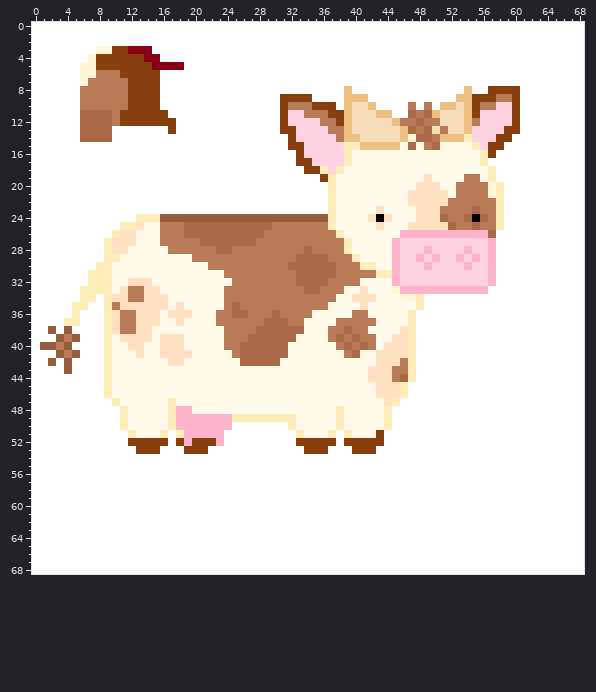
A sprite sheet gets an edit: resources/images/MOO - Copy.png. That is the earlier state.
The file is 69x69 pixels.
After the commit:
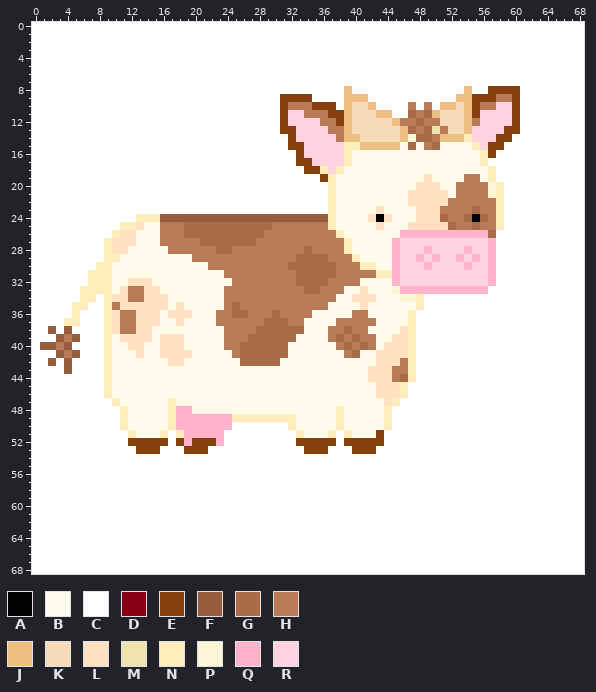
Palette (. is transparent): A #000000  B #fffaea  C #ffffff  D #880015  E #873f0e  F #955c3e  G #ab6a47  H #b97a57  J #edbf81  K #f5dbb8  L #ffe1c1  M #efe4b0  N #ffeeb9  P #fff5d7  Q #ffb3cb  R #ffd2e1
Changes in this commit:
y 3: x 8..14 PPEEDDD -> CCCCCCC
y 4: x 7..15 PEEEEEEDD -> CCCCCCCCC
y 5: x 6..18 PPEEEEEEEDDDD -> CCCCCCCCCCCCC
y 6: x 6..15 PPHHHEEEEE -> CCCCCCCCCC
y 7: x 6..15 PHHHHHEEEE -> CCCCCCCCCC
y 8..10: x 6..15 HHHHHHEEEE -> CCCCCCCCCC
y 11: x 6..16 GGGGHEEEEEE -> CCCCCCCCCCC
y 12: x 6..17 GGGGHEEEEEEE -> CCCCCCCCCCCC
y 13: x 6..9 GGGG -> CCCC; x 17 E -> C
y 14: x 6..9 GGGG -> CCCC
